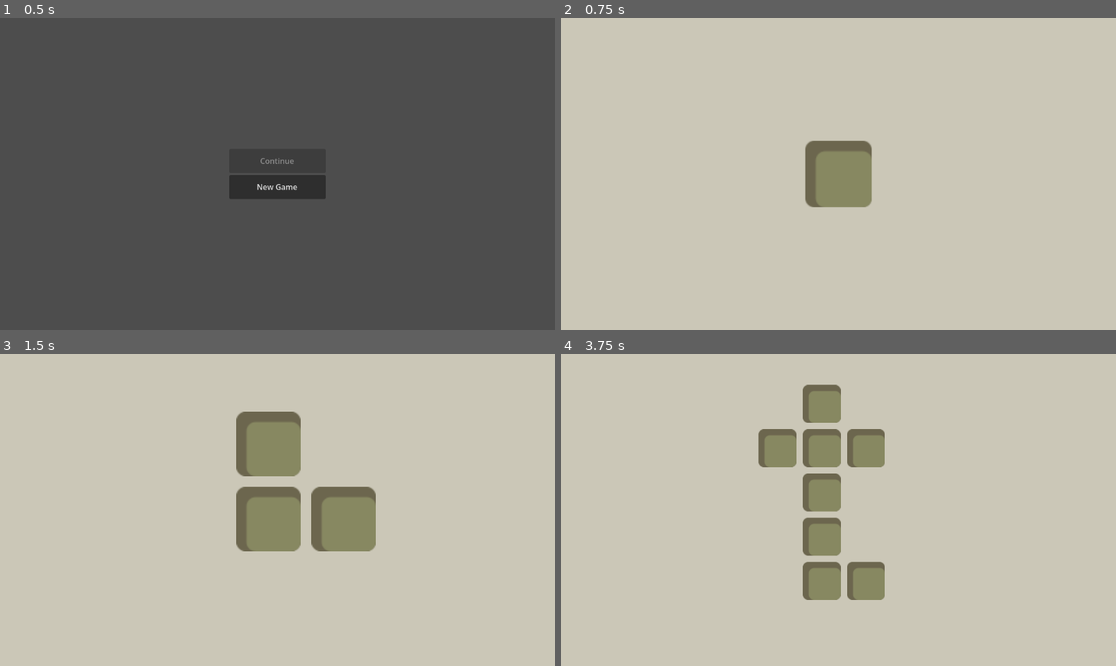
Above: before the commit, frames 1-4 (two rows, left to right).
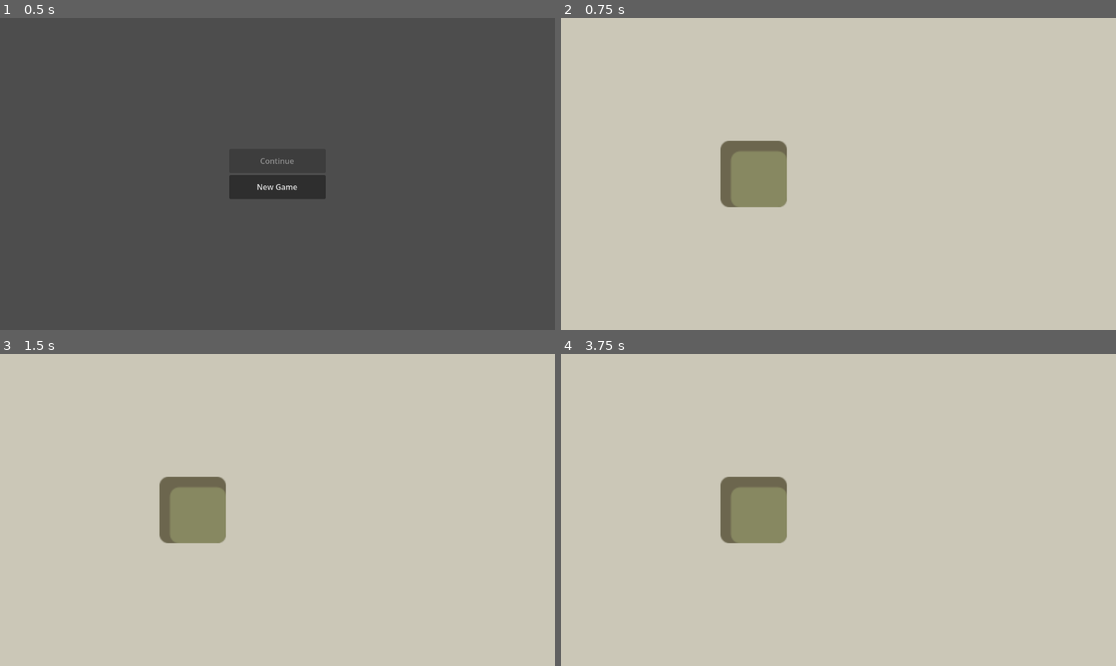
Above: after the commit, the same moments.

Repository: jiexdrop/run-reset
Game: Godot game, scene res://scenes/init.tscn
Two runs of this game, one before a commit and one after it. Both use one fixed random seed, a clock stepped at 60 frames per second and the inputs below.
Inputs (mouse positions are in pixels of both pictures, inside the frame that each line leads up to):
- Up to frame 1 (0.5 s): no input
- Up to frame 2 (0.75 s): click "New Game" at 0.5 s
- Up to frame 3 (1.5 s): tap Enter at 1.25 s; move the mouse to (277, 510) at 1.27 s; click (277, 510) at 1.42 s
- Up to frame 4 (3.75 s): move the mouse to (810, 475) at 2.02 s; click (810, 475) at 2.17 s; move the mouse to (810, 453) at 2.77 s; click (810, 453) at 2.92 s; move the mouse to (816, 438) at 3.52 s; click (816, 438) at 3.67 s

Frame 1 is identical in both runs. In frame 2, 5.0% of the frame differs, in the area x 28-57%, y 39-61%; in frame 3, 9.6%, in the area x 28-68%, y 18-64%; in frame 4, 9.1%.

Commit message:
added combat_ui

Diff:
--- /dev/null
+++ b/scenes/combat_ui.tscn
@@ -0,0 +1,9 @@
+[gd_scene format=3 uid="uid://bhwyuf84ejc14"]
+
+[node name="CombatUi" type="Control" unique_id=1815585971]
+layout_mode = 3
+anchors_preset = 15
+anchor_right = 1.0
+anchor_bottom = 1.0
+grow_horizontal = 2
+grow_vertical = 2
--- a/scenes/init.gd
+++ b/scenes/init.gd
@@ -1,6 +1,6 @@
 extends Control
 
-const GAME_SCENE = "res://scenes/game.tscn"
+const GAME_SCENE = "res://scenes/main.tscn"
 
 func _ready() -> void:
 	$VBoxContainer/ContinueButton.disabled = not FileAccess.file_exists(SaveManager.SAVE_PATH)
--- a/scenes/init.tscn
+++ b/scenes/init.tscn
@@ -7,6 +7,8 @@
 anchors_preset = 15
 anchor_right = 1.0
 anchor_bottom = 1.0
+grow_horizontal = 2
+grow_vertical = 2
 script = ExtResource("1_init")
 
 [node name="VBoxContainer" type="VBoxContainer" parent="." unique_id=688570464]
--- /dev/null
+++ b/scenes/main.tscn
@@ -0,0 +1,35 @@
+[gd_scene format=3 uid="uid://bwhfghj7d5347"]
+
+[ext_resource type="PackedScene" uid="uid://caxkx57v2uspr" path="res://scenes/game.tscn" id="1_o5qli"]
+[ext_resource type="PackedScene" uid="uid://bhwyuf84ejc14" path="res://scenes/combat_ui.tscn" id="2_0wfyh"]
+
+[node name="Main" type="Control" unique_id=762636957]
+layout_mode = 3
+anchors_preset = 15
+anchor_right = 1.0
+anchor_bottom = 1.0
+grow_horizontal = 2
+grow_vertical = 2
+
+[node name="HBoxContainer" type="HBoxContainer" parent="." unique_id=2058572116]
+layout_mode = 1
+anchors_preset = 15
+anchor_right = 1.0
+anchor_bottom = 1.0
+grow_horizontal = 2
+grow_vertical = 2
+
+[node name="SubViewportContainer" type="SubViewportContainer" parent="HBoxContainer" unique_id=2138977499]
+custom_minimum_size = Vector2(800, 648)
+layout_mode = 2
+
+[node name="SubViewport" type="SubViewport" parent="HBoxContainer/SubViewportContainer" unique_id=1613080439]
+handle_input_locally = false
+physics_object_picking = true
+size = Vector2i(800, 648)
+render_target_update_mode = 4
+
+[node name="Game" parent="HBoxContainer/SubViewportContainer/SubViewport" unique_id=1830284763 instance=ExtResource("1_o5qli")]
+
+[node name="CombatUi" parent="HBoxContainer/SubViewportContainer" unique_id=1815585971 instance=ExtResource("2_0wfyh")]
+layout_mode = 2
